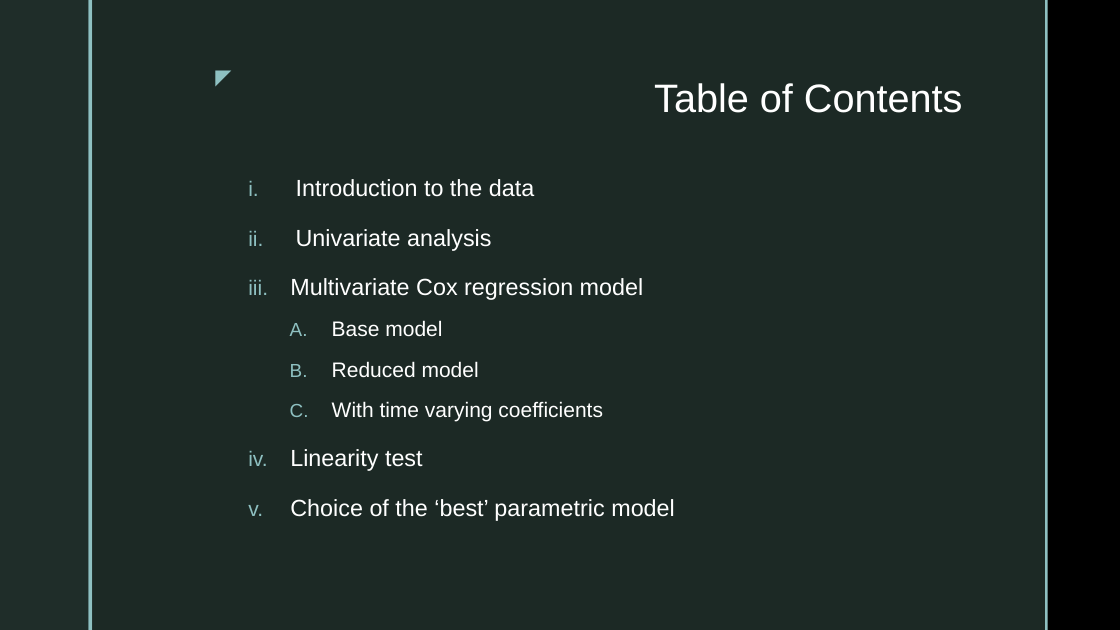
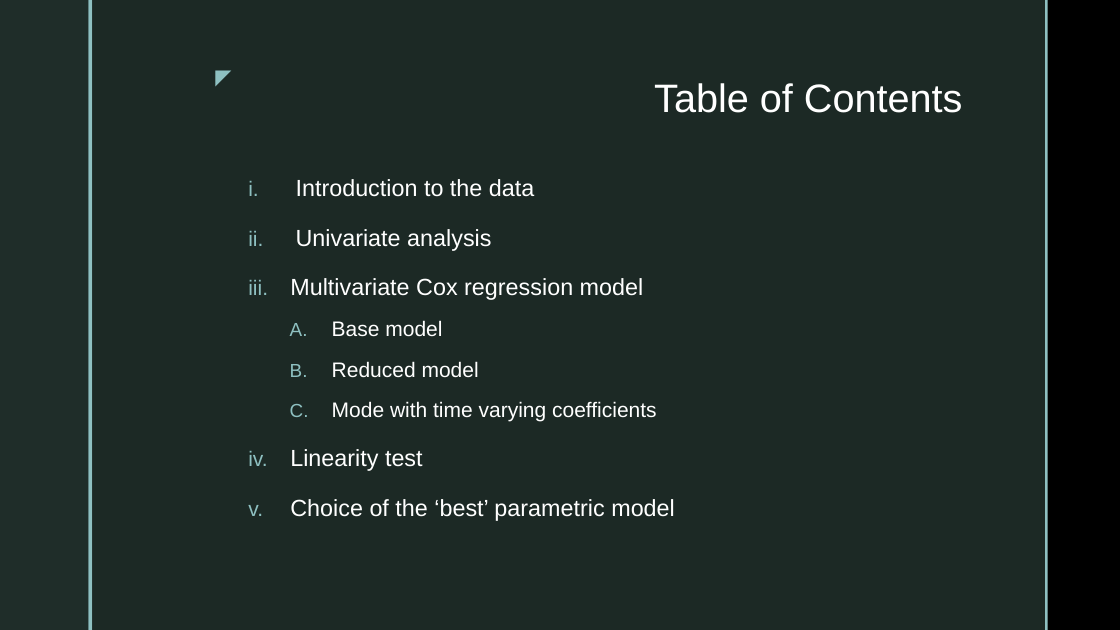
Before and after one commit to SebastianVeuskens/DSA-Project, a slide deck: slide 2 of presentation.pptx. Drawn at 1120x630 pixels with LibreOffice and Linux fonts; fonts in the diff are those of the drawing; background and template pictures are left out. Boxes give left, top, right and bottom in pixels: in the first picture for what was removed or moved away, otherwise in the second. Text is boxed around its words. In the diff, an @@ line names an element or a change of style, - is before the commit and + after.

```diff
--- a/presentation.pptx
+++ b/presentation.pptx
@@ text at <box>332,401,657,422</box>: text changed @@
-  C. With time varying coefficients
+  C. Mode with time varying coefficients
```
Also in this commit, not shown: 6 other slides changed, 5 slides added, 13 other files.
